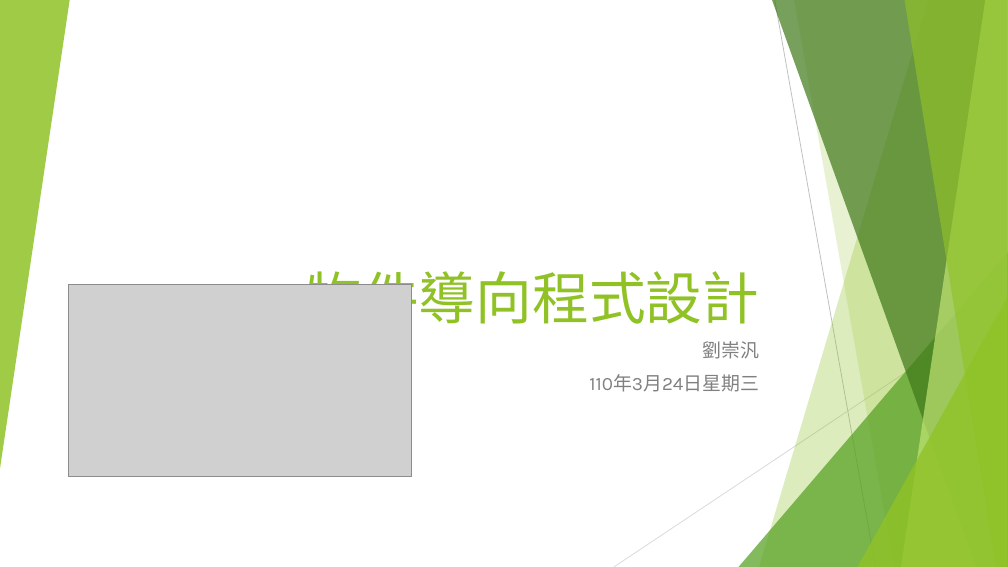
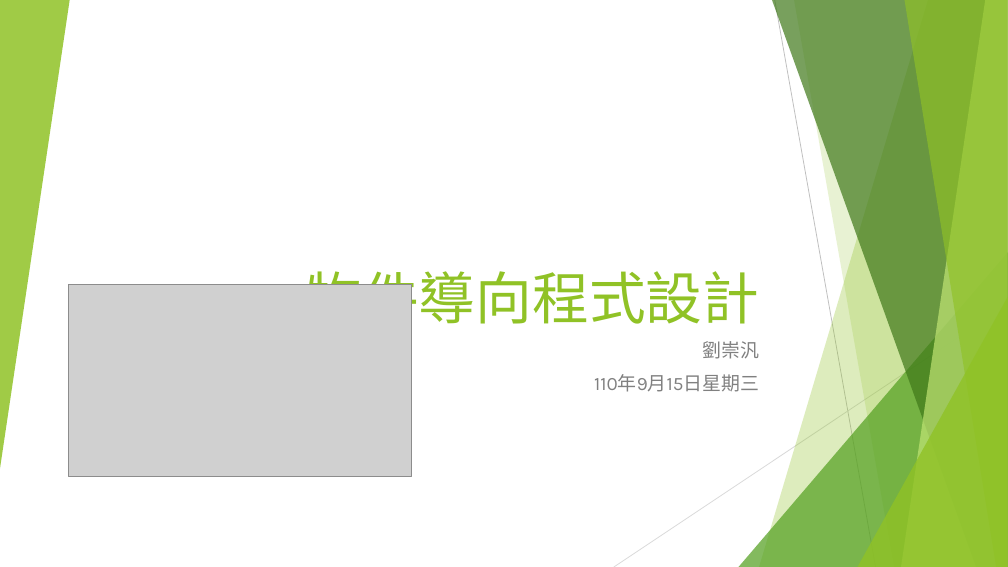
Before and after one commit to liulawsi/My_PPTs, a slide deck: slide 1 of LCC/Java/10_物件導向程式設計.pptx. Drawn at 1008x567 pixels with LibreOffice and Linux fonts; fonts in the diff are those of the drawing; grey boxes stand for pictures. Boxes give left, top, right and bottom in pixels: in the first picture for what was removed or moved away, otherwise in the second. Text is boxed around its words. In the diff, an @@ line names an element or a change of style, - is before the commit and + after.

```diff
--- a/LCC/Java/10_物件導向程式設計.pptx
+++ b/LCC/Java/10_物件導向程式設計.pptx
@@ subtitle at bbox=[594, 374, 759, 392]: text changed @@
-110年3月24日星期三
+110年9月15日星期三
```
Also in this commit, not shown: 3 other slides changed, 9 slides added.
